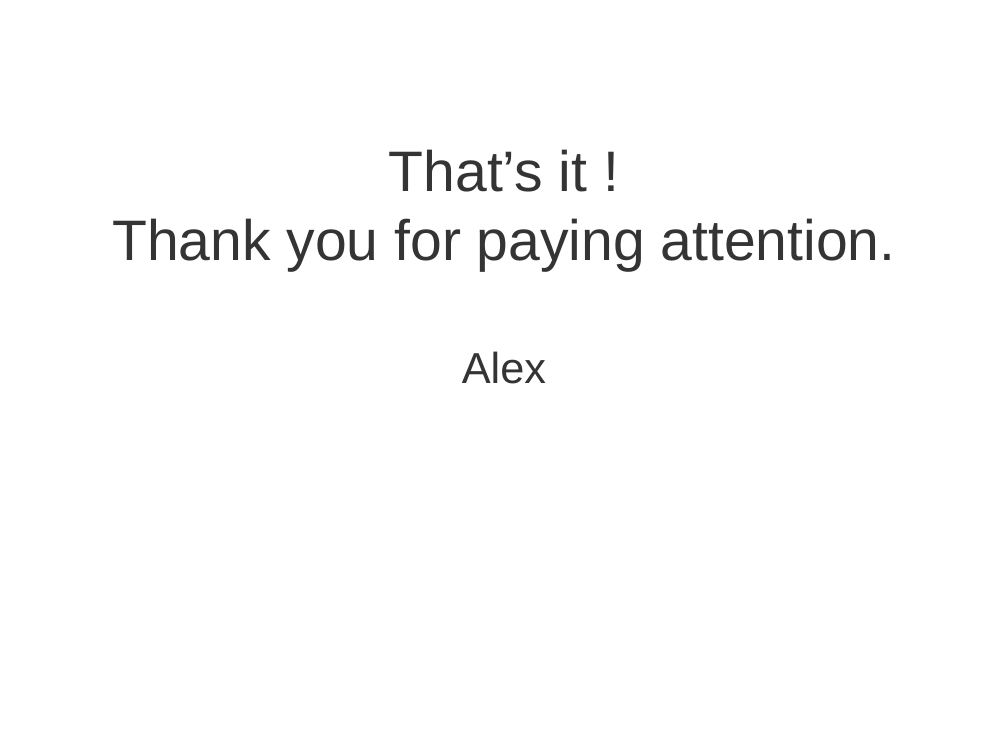
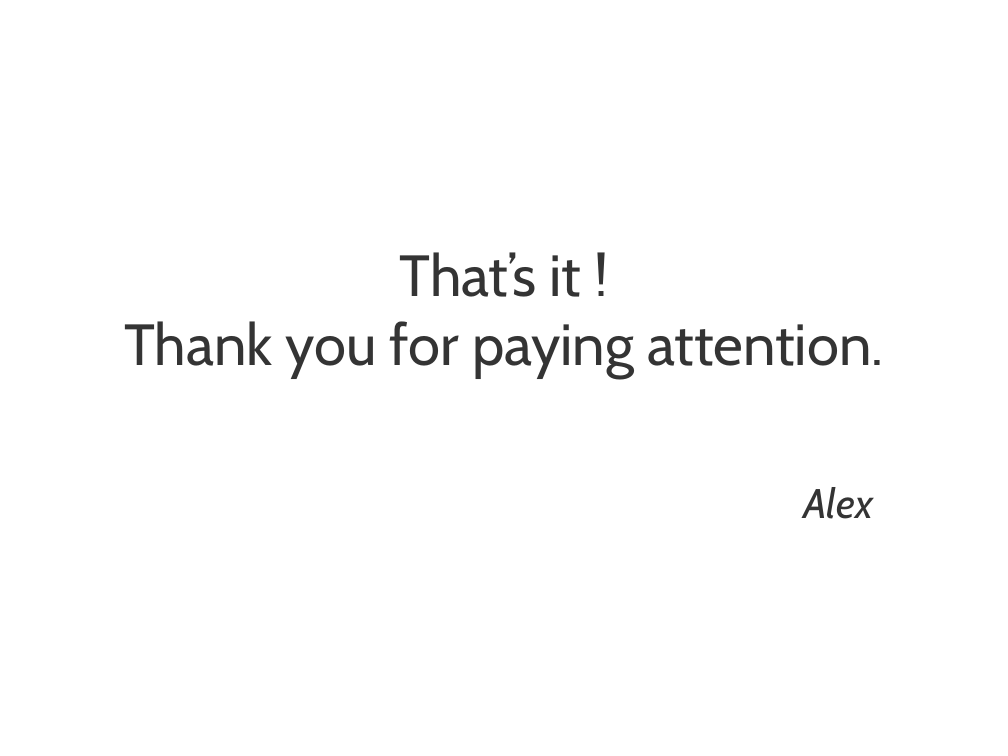
Before and after one commit to rexos/rexos.github.io, a slide deck: slide 22 of presentation.ppt. Drawn at 1008x756 pixels with LibreOffice and Linux fonts; fonts in the diff are those of the drawing. Boxes give left, top, right and bottom in pixels: in the first picture for what was removed or moved away, otherwise in the second. Text is boxed around its words. In the diff, an @@ line names an element or a change of style, - is before the commit and + after.

Commit message:
up ppt

```diff
--- a/presentation.ppt
+++ b/presentation.ppt
@@ title at [124,252,883,379]: text changed; size 58 to 59 pt; font Arial to Cabin @@
-That’s it !
-Thank you for paying attention.
-Alex
+That’s it !
+Thank you for paying attention.
@@ text added at [803,487,873,519], 42 pt, text #343434, italic @@
+Alex
```
Also in this commit, not shown: 15 other slides changed.
